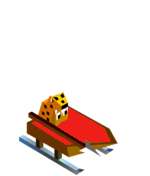
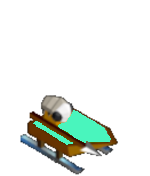
Two versions of the same layered image (150 x 176). Layer-by-layer changes:
hid "battlesled.png #14", painted on it over [18, 91, 118, 176]
added layer "battlesled.png #15" above "battlesled.png #2" over [20, 95, 119, 175]
